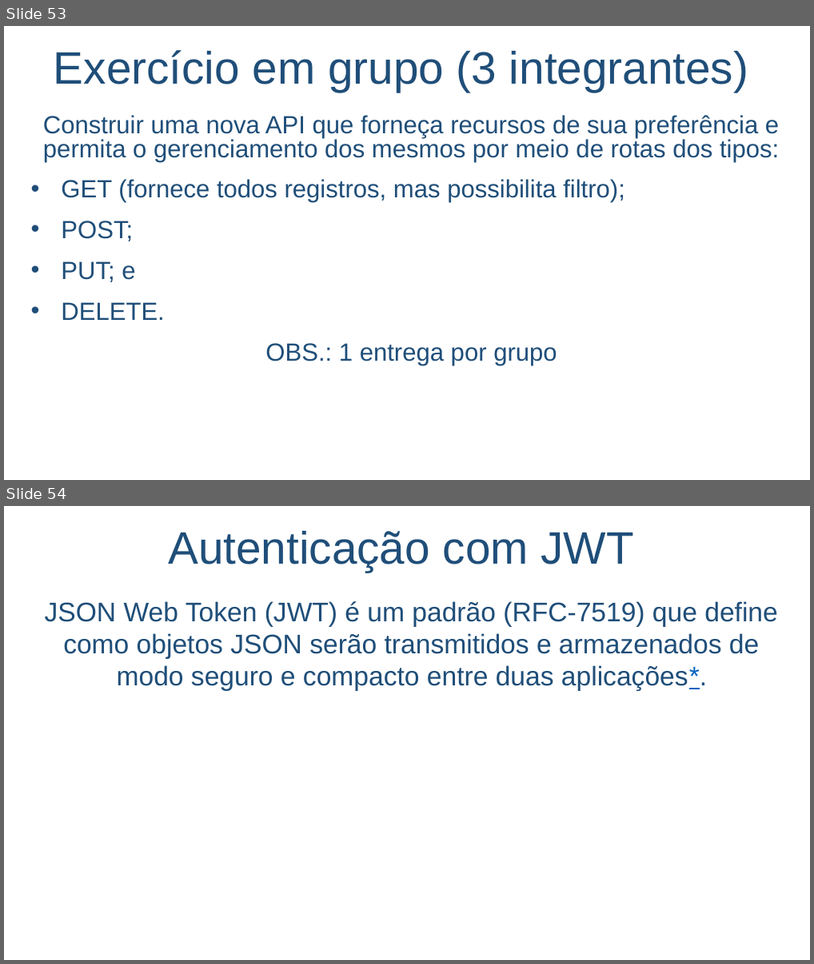
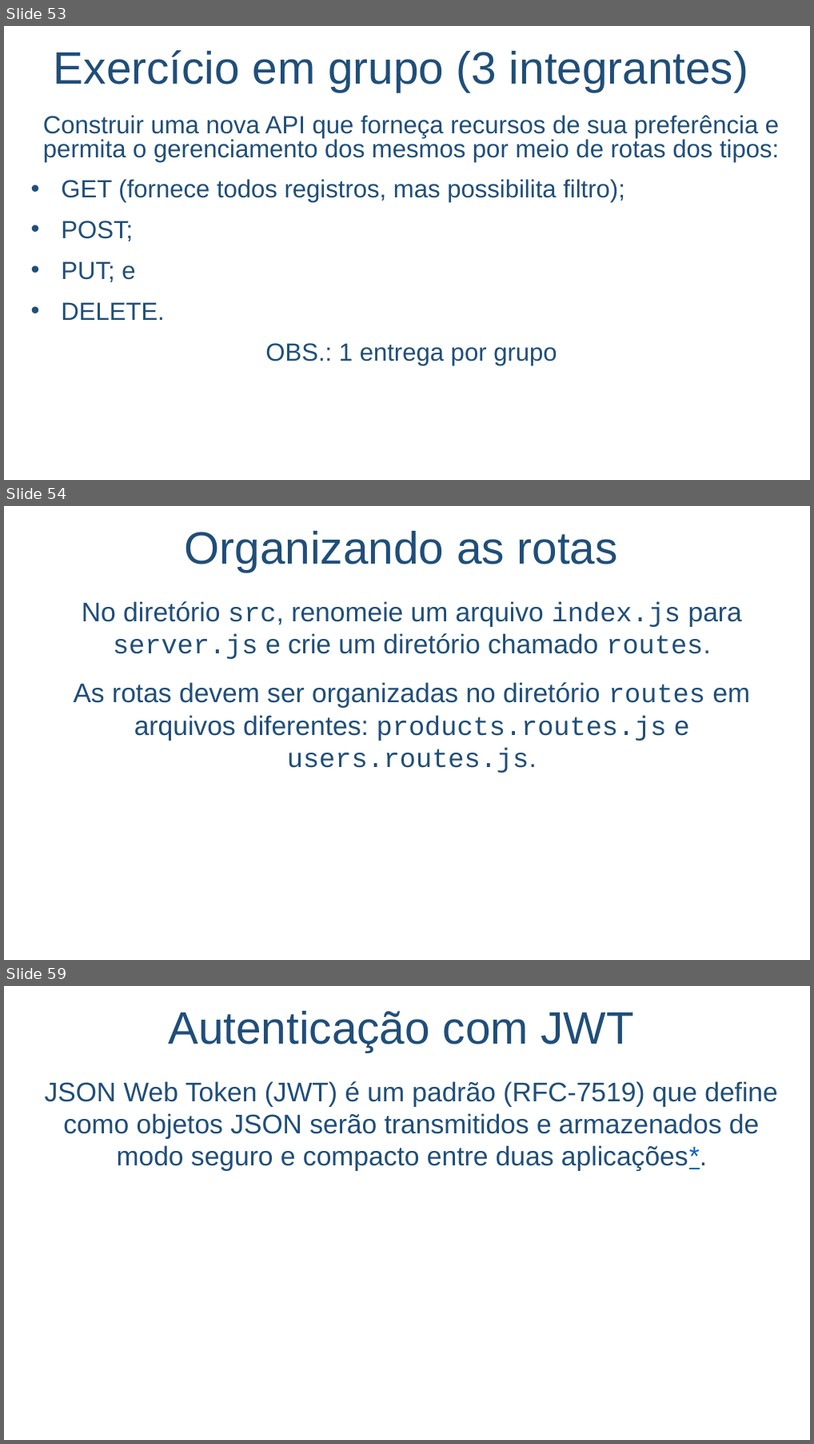
Before and after one commit to salmo-jr/public-slides, a slide deck: node-js.pptx. Shown one above the other, each under a label of ours: slides 53 and 54 before the commit, slides 53, 54 and 59 after it; the slides between them are not shown. The pictures are 814x964 and 814x1444 pixels, drawn with LibreOffice and Linux fonts; fonts in the diff are those of the drawing; background and template pictures are left out. Boxes give left, top, right and bottom in pixels: in the first picture for what was removed or moved away, otherwise in the second. Text is boxed around its words. In the diff, an @@ line names an element or a change of style, - is before the commit and + after.

```diff
--- a/node-js.pptx
+++ b/node-js.pptx
@@ slide 54 added at [4, 506, 810, 960], background picture (left out) @@
@@ text added at [185, 531, 618, 572], 54 pt, text #1F4E79 @@
+Organizando as rotas
@@ text added at [74, 601, 750, 772], 32 pt, text #1F4E79 @@
+No diretório src, renomeie um arquivo index.js para server.js e crie um diretório chamado routes.
+As rotas devem ser organizadas no diretório routes em arquivos diferentes: products.routes.js e users.routes.js.
@@ what was slide 54 is now slide 59 @@
```
Also in this commit, not shown: 2 slides changed, 4 other slides added.
